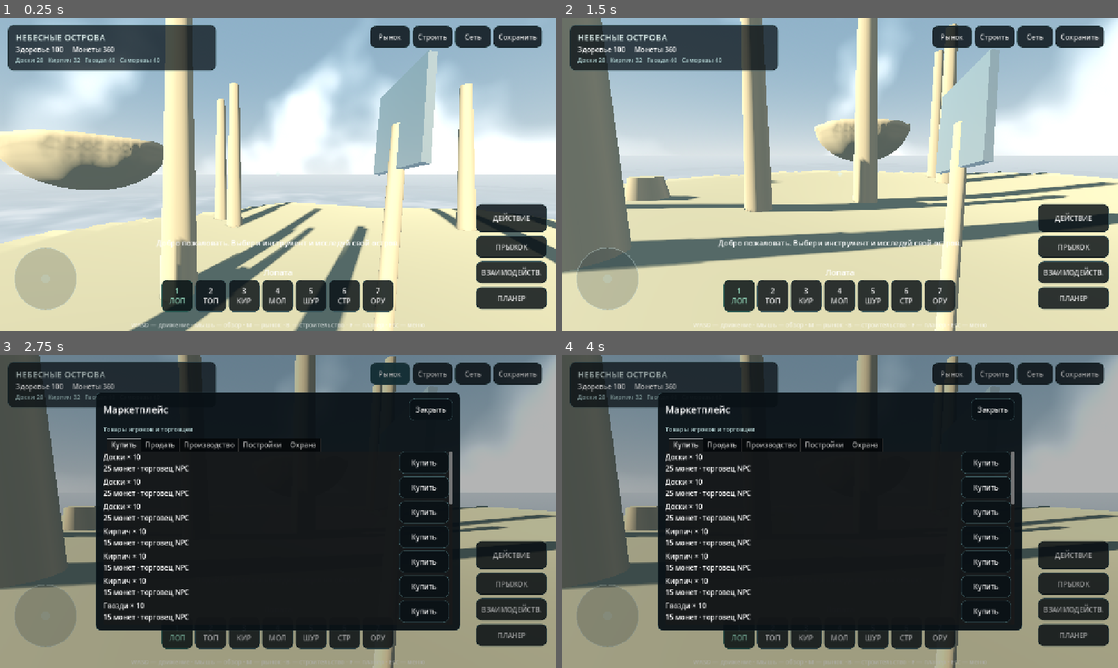
Above: before the commit, frames 1-4 (two rows, left to right).
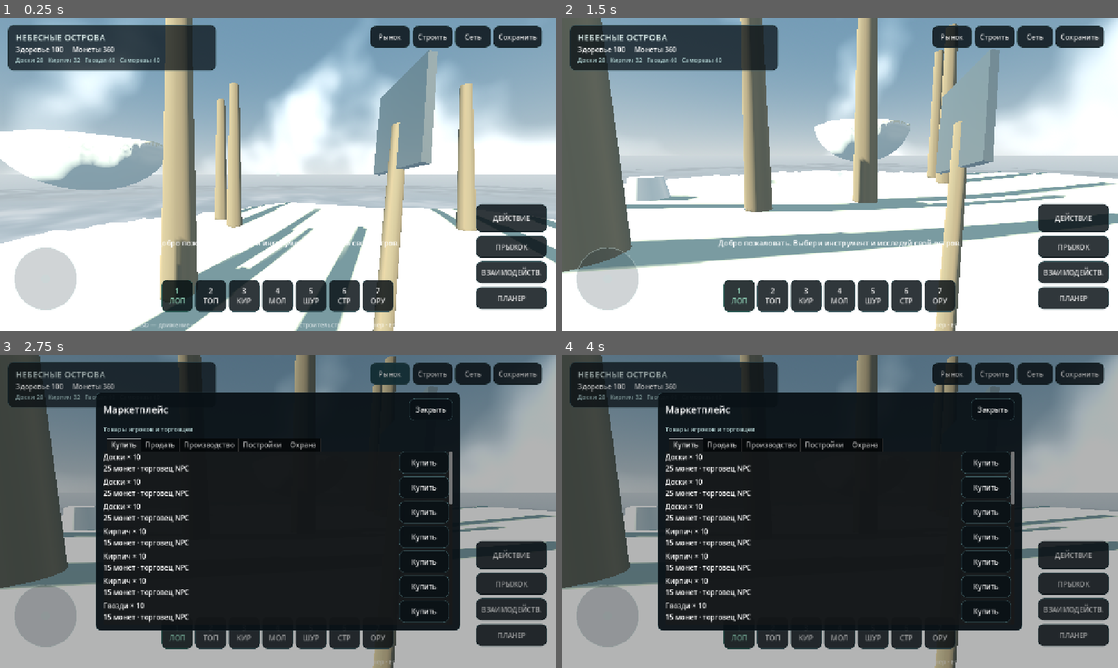
Above: after the commit, the same moments.

Repository: Mihail9990/Ttt
Game: Godot game, scene res://scenes/main.tscn
Two runs of this game, one before a commit and one after it. Both use one fixed random seed, a clock stepped at 60 frames per second and the inputs below.
Inputs (mouse positions are in pixels of both pictures, inside the frame that each line leads up to):
- Up to frame 1 (0.25 s): no input
- Up to frame 2 (1.5 s): tap Enter at 0.5 s; move the mouse to (962, 158) at 0.52 s; press the mouse at (962, 158) at 0.53 s; hold D (move_right) 0.53-1.28 s; tap Space (jump) at 0.77 s; move the mouse to (812, 174) at 1.27 s; release the mouse at (812, 174) at 1.28 s; hold ' (height_up) from 1.28 s (still down); right-click (812, 174) at 1.35 s
- Up to frame 3 (2.75 s): tap Space (jump) at 1.52 s; click (250, 511) at 1.55 s; release ' (height_up) at 2 s; click "Рынок" at 2 s
- Up to frame 4 (4 s): click "Строить" at 2.75 s; click "Сеть" at 3.5 s

The runs differ from the first frame. In frame 1, 51% of the frame differs, in the area x 0-100%, y 0-100%; in frame 2, 51%; in frame 3, 17%; in frame 4, 17%.

Commit message:
Balance island lighting and pin reproducible graphics preview runner

Diff:
--- a/sky_godot/scripts/art.gd
+++ b/sky_godot/scripts/art.gd
@@ -40,9 +40,17 @@
 		result.roughness_texture_channel = BaseMaterial3D.TEXTURE_CHANNEL_RED
 		result.normal_texture = _texture(folder + "normal_gl.png")
 		result.normal_enabled = result.normal_texture != null
-		result.normal_scale = 0.85
+		result.normal_scale = 0.45 if key == "ground" else 0.65
 		if result.albedo_texture != null:
 			result.albedo_color = Color.WHITE
+		if key == "ground":
+			result.albedo_color = Color(0.79, 0.77, 0.70)
+			result.roughness = 1.0
+			result.metallic_specular = 0.2
+		elif key == "rock":
+			result.albedo_color = Color(0.84, 0.85, 0.84)
+			result.roughness = 0.97
+			result.metallic_specular = 0.28
 		if key in ["ground", "rock"]:
 			# Metre-based mapping avoids stretched textures on mined cave surfaces.
 			result.uv1_triplanar = true
@@ -125,24 +133,24 @@
 	sky.sky_material = sky_material
 	environment.sky = sky
 	environment.ambient_light_source = Environment.AMBIENT_SOURCE_SKY
-	environment.ambient_light_energy = 0.5
+	environment.ambient_light_energy = 0.38
 	environment.tonemap_mode = Environment.TONE_MAPPER_FILMIC
-	environment.tonemap_exposure = 1.0
+	environment.tonemap_exposure = 0.82
 	environment.fog_enabled = true
 	environment.fog_mode = Environment.FOG_MODE_DEPTH
 	environment.fog_depth_begin = 85.0
 	environment.fog_depth_end = 550.0
 	environment.fog_depth_curve = 1.6
 	environment.fog_light_color = Color("c0d0d9")
-	environment.fog_light_energy = 0.75
-	environment.fog_sky_affect = 0.25
+	environment.fog_light_energy = 0.6
+	environment.fog_sky_affect = 0.18
 	world.environment = environment
 	parent.add_child(world)
 	var sun := DirectionalLight3D.new()
 	sun.name = "MorningSun"
 	sun.rotation_degrees = Vector3(-31.0, -28.0, 0.0)
 	sun.light_color = Color("ffe4bc")
-	sun.light_energy = 1.55
+	sun.light_energy = 1.05
 	sun.shadow_enabled = true
 	sun.directional_shadow_max_distance = 95.0
 	sun.directional_shadow_blend_splits = true
--- a/sky_godot/tests/render_preview.gd
+++ b/sky_godot/tests/render_preview.gd
@@ -22,7 +22,7 @@
 func render_frame() -> void:
 	frame += 1
 	print("SKY_PREVIEW_FRAME ",frame)
-	if frame<3: return
+	if frame<2: return
 	process_frame.disconnect(render_frame)
 	await RenderingServer.frame_post_draw
 	var image := root.get_texture().get_image()
Not shown, changed: sky_godot/docs/STATUS.md
